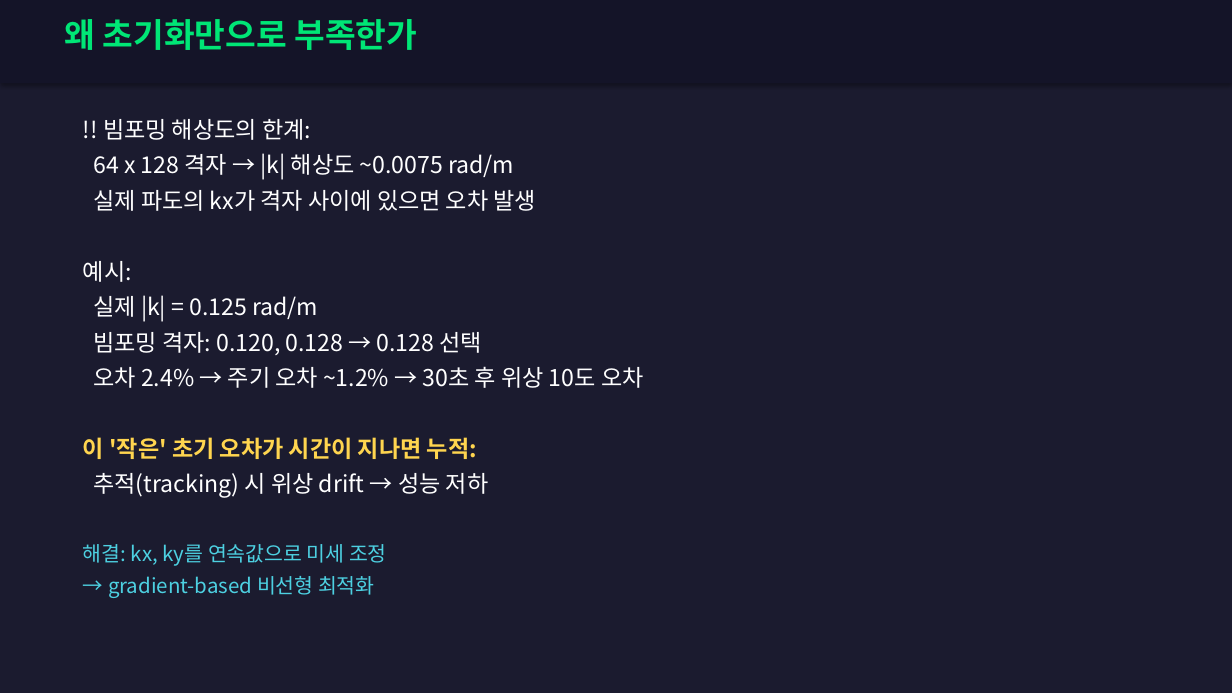
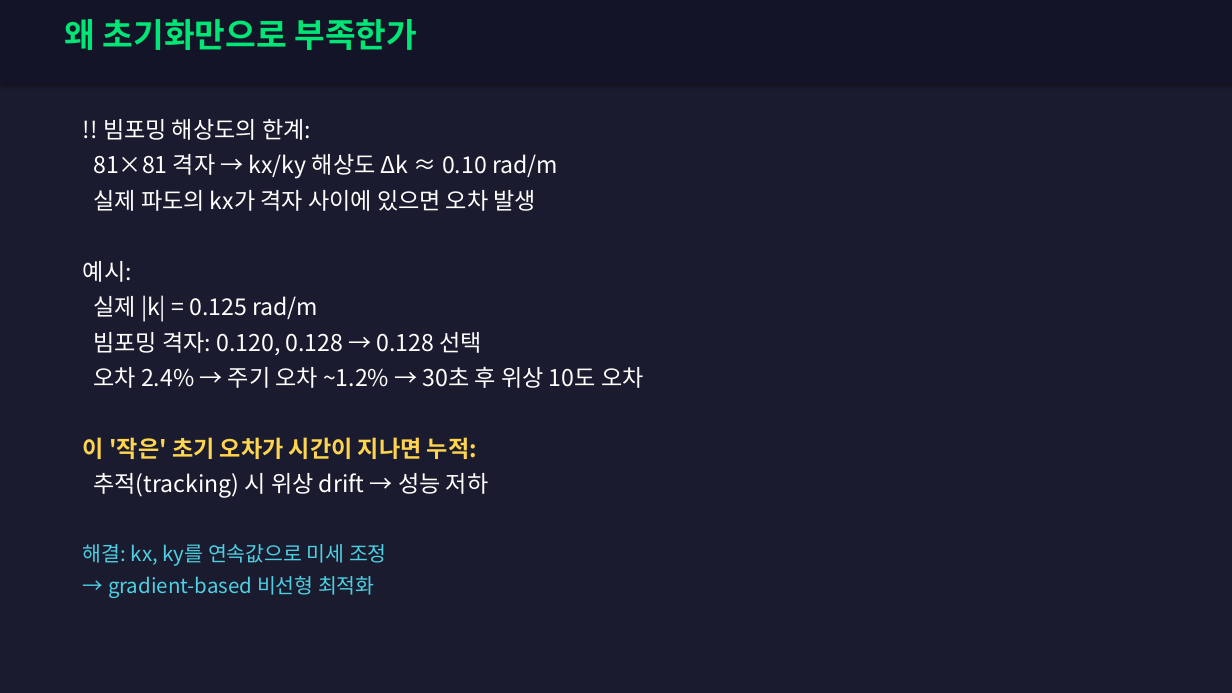
Before and after one commit to SAEYONGPARK94/wavesplat, a slide deck: slide 54 of wavesplat/docs/WaveSplat_Algorithm_Guide.pptx. Drawn at 1232x693 pixels with LibreOffice and Linux fonts; fonts in the diff are those of the drawing. Boxes give left, top, right and bottom in pixels: in the first picture for what was removed or moved away, otherwise in the second. Text is boxed around its words. In the diff, an @@ line names an element or a change of style, - is before the commit and + after.

```diff
--- a/wavesplat/docs/WaveSplat_Algorithm_Guide.pptx
+++ b/wavesplat/docs/WaveSplat_Algorithm_Guide.pptx
@@ text at [93, 154, 558, 179]: text changed @@
-64 x 128 격자 → |k| 해상도 ~0.0075 rad/m
+81×81 격자 → kx/ky 해상도 Δk ≈ 0.10 rad/m
```
Also in this commit, not shown: 2 other slides changed, 2 other files.
